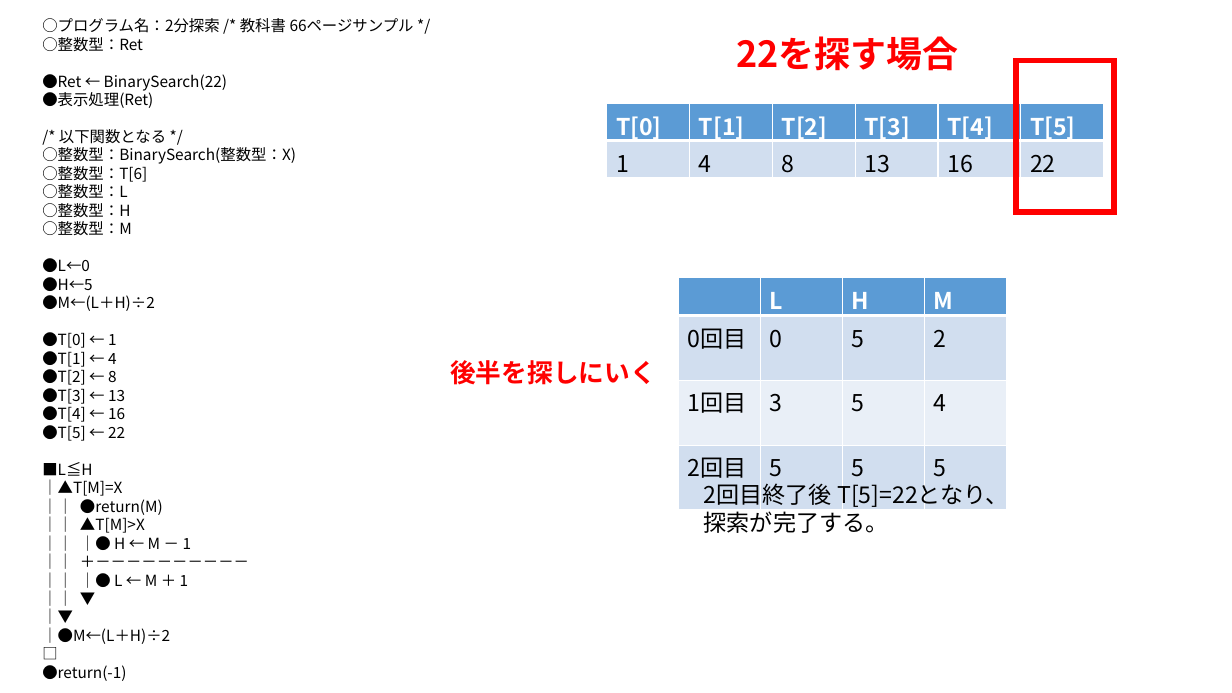
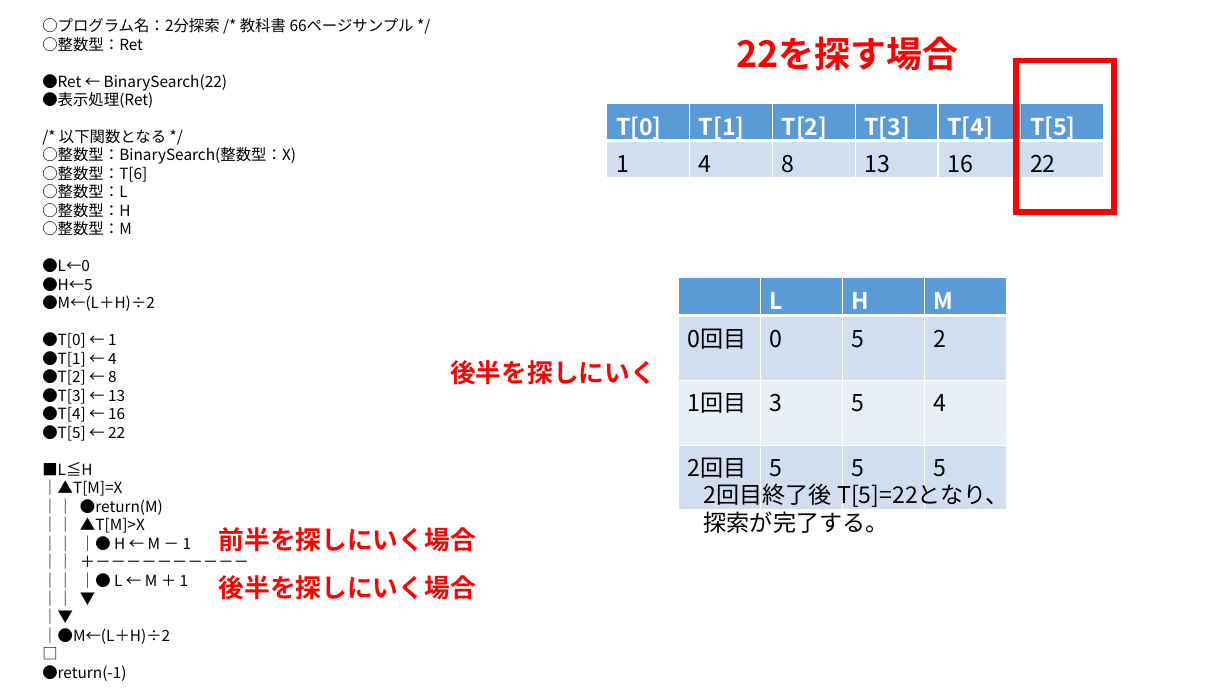
Before and after one commit to masakage/algorithm, a slide deck: slide 7 of docs/第10回探索アルゴリズム.pptx (slide 6 before the commit). Drawn at 1232x693 pixels with LibreOffice and Linux fonts; fonts in the diff are those of the drawing. Boxes give left, top, right and bottom in pixels: in the first picture for what was removed or moved away, otherwise in the second. Text is boxed around its words. In the diff, an @@ line names an element or a change of style, - is before the commit and + after.

```diff
--- a/docs/第10回探索アルゴリズム.pptx
+++ b/docs/第10回探索アルゴリズム.pptx
@@ text added at [219, 527, 476, 552], 20 pt, text #FF0000, bold @@
+前半を探しにいく場合
@@ text added at [219, 575, 476, 600], 20 pt, text #FF0000, bold @@
+後半を探しにいく場合
```
Also in this commit, not shown: 1 other slide changed, 2 slides added.
